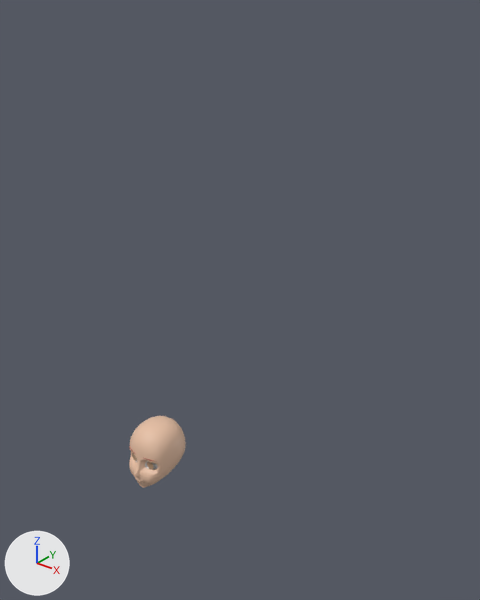
What one commit did to the Blender file meshes/GL.blend.
One viewpoint serves both versions: a camera (50 mm lens) standing at (22.5, -20.8, 23.8) and looking at (4.6, 1.7, 9.9). The axes (+X, +Y, +Z) are drawn at lower left. The lights are the same throughout.
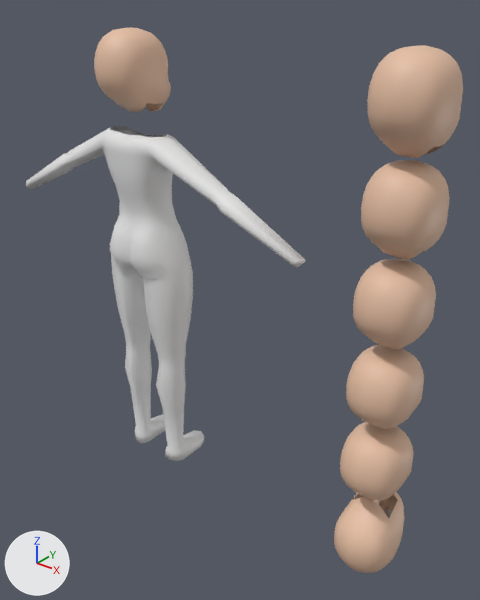
Pixel boxes (x1, y1, x2, y2) of what changed, in the pictures (480 x 600 px):
'head', added (beige): after (94, 28, 463, 573)
    faces in mat_skin (beige #e7c0a4): (94, 28, 463, 573)
'Cube', reshaped (384% wider, 360% taller): before (129, 416, 186, 488); after (26, 126, 306, 461)

The change, as a diff of the scene's bpy script:
```diff
--- a/meshes/GL.blend.py
+++ b/meshes/GL.blend.py
@@ me_cube @@
 # used by ob_cube; location = (0.0, 0.0, 0.0)
-me_cube.from_pydata(...)  # 370 vertices, 342 faces; spans x 0.0..1.31, y -1.92..1.56, z -1.95..1.63
-me_cube.materials.append(mat_skin)  # beige #e7c0a4
-me_cube.materials.append(mat_hairsecondary)  # orange #b44f31
-me_cube.materials.append(mat_white)  # white #e7e7e7
-me_cube.materials.append(mat_eyes)  # beige #b09072
+me_cube.from_pydata(...)  # 299 vertices, 280 faces; spans x -9.22..0.0, y -1.26..2.21, z -0.07..17.57
+# me_cube part 1: 370 vertices removed from x 0.0..1.31, y -1.92..1.56, z -1.95..1.63; 299 vertices added at x -9.22..0.0, y -1.26..2.21, z -0.07..17.57
@@ me_cube_1 @@
+me_cube_1.from_pydata(...)  # 4886 vertices, 4788 faces; spans x -1.3..14.4, y -1.7..1.9, z 0.0..21.9
+me_cube_1.polygons.foreach_set('use_smooth', [True] * 4788)
+# faces by material slot: [3570, 84, 462, 672]
+me_cube_1.materials.append(mat_skin)  # beige #e7c0a4
+me_cube_1.materials.append(mat_hairsecondary)  # orange #b44f31
+me_cube_1.materials.append(mat_white)  # white #e7e7e7
+me_cube_1.materials.append(mat_eyes)  # beige #b09072
@@ ob_head @@
+ob_head = bpy.data.objects.new('head', me_cube_1)
+ob_head.location = (0.0, 0.0, 0.0)
```
